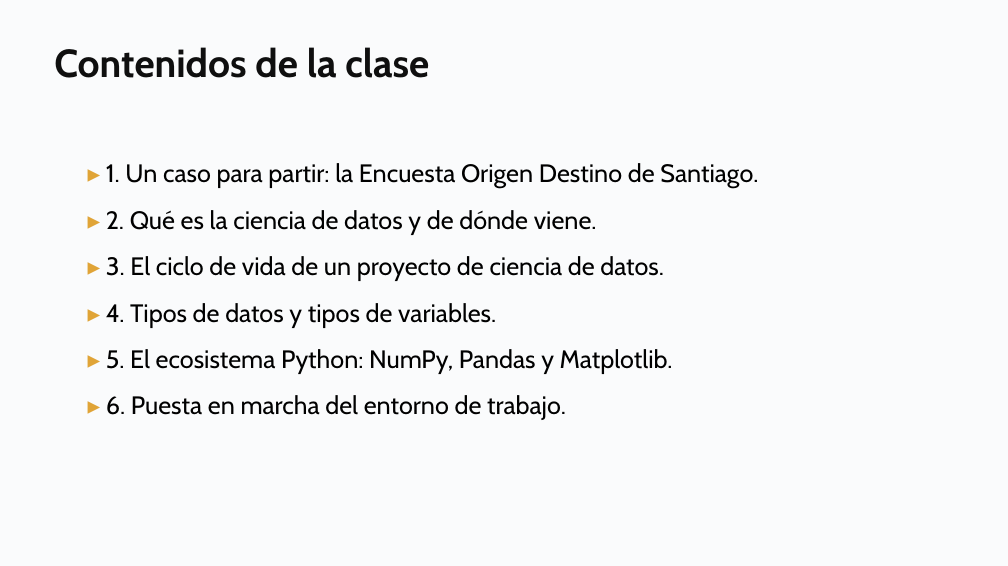
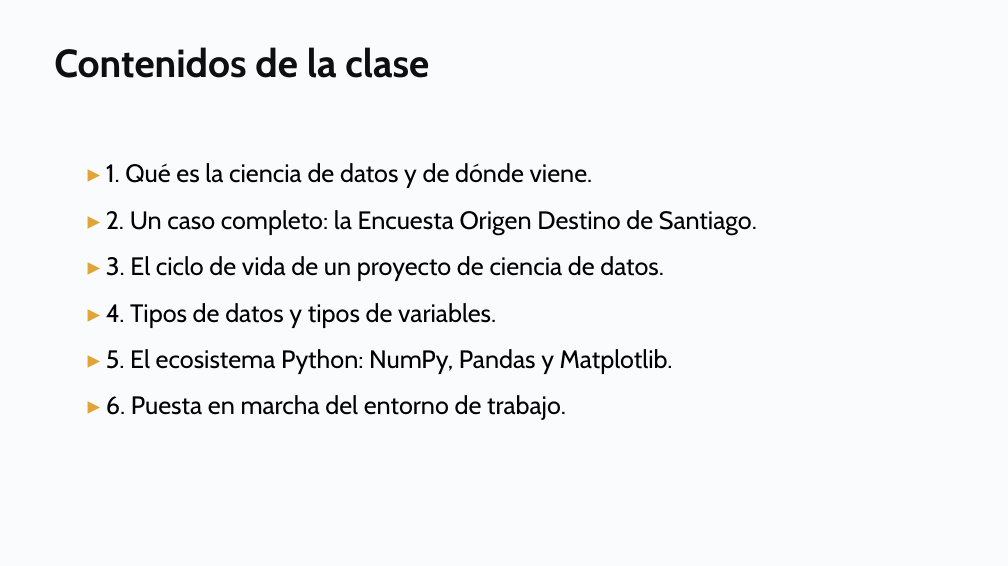
Before and after one commit to daniopitz/diplomado-cdd, a slide deck: slide 2 of presentaciones/clase01_fundamentos_ecosistema.pptx. Drawn at 1008x566 pixels with LibreOffice and Linux fonts; fonts in the diff are those of the drawing. Boxes give left, top, right and bottom in pixels: in the first picture for what was removed or moved away, otherwise in the second. Text is boxed around its words. In the diff, an @@ line names an element or a change of style, - is before the commit and + after.

```diff
--- a/presentaciones/clase01_fundamentos_ecosistema.pptx
+++ b/presentaciones/clase01_fundamentos_ecosistema.pptx
@@ text at [106,163,757,235]: text changed @@
-▸ 1. Un caso para partir: la Encuesta Origen Destino de Santiago.
-▸ 2. Qué es la ciencia de datos y de dónde viene.
+▸ 1. Qué es la ciencia de datos y de dónde viene.
+▸ 2. Un caso completo: la Encuesta Origen Destino de Santiago.
```
Also in this commit, not shown: 9 other slides changed, 2 slides added, 1 other file.
